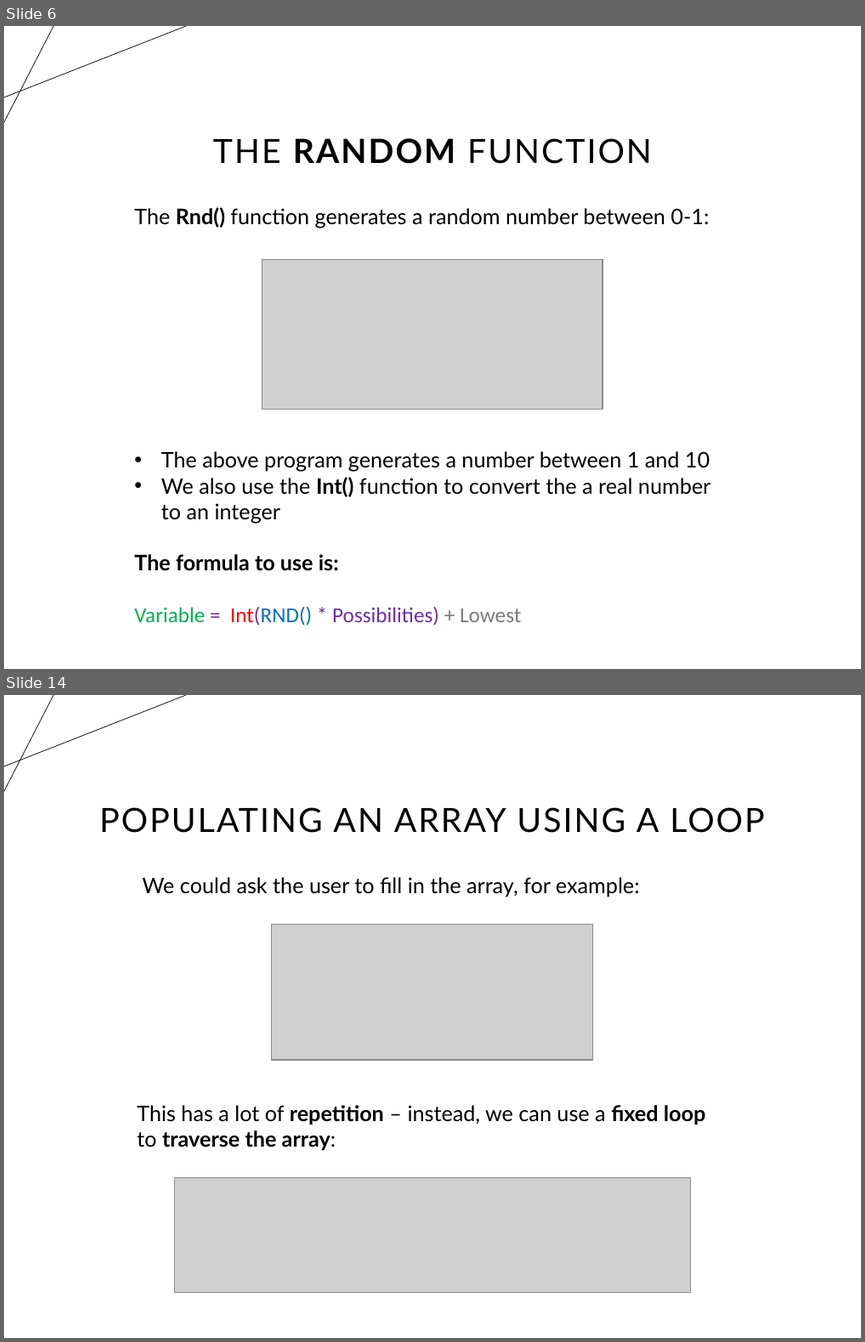
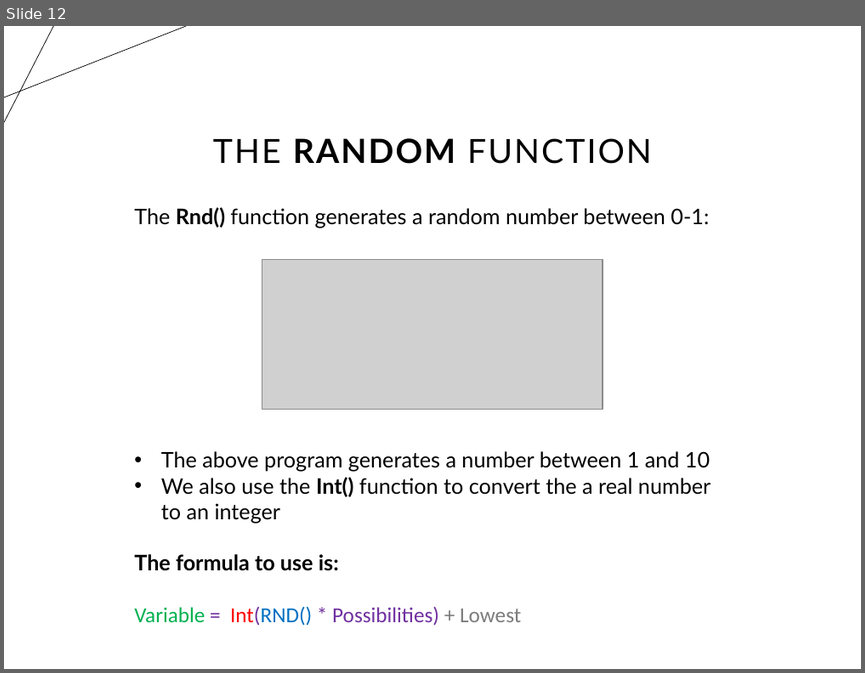
Before and after one commit to timo-w/mrwang, a slide deck: temp_extractions/tempfile.pptx. Shown one above the other, each under a label of ours: slides 6 and 14 before the commit, slide 12 after it; the slides between them are not shown. The pictures are 865x1342 and 865x673 pixels, drawn with LibreOffice and Linux fonts; fonts in the diff are those of the drawing; grey boxes stand for pictures. Boxes give left, top, right and bottom in pixels: in the first picture for what was removed or moved away, otherwise in the second. Text is boxed around its words. In the diff, an @@ line names an element or a change of style, - is before the commit and + after.

```diff
--- a/temp_extractions/tempfile.pptx
+++ b/temp_extractions/tempfile.pptx
@@ slide 14 removed at (4, 695, 861, 1338), background #FFFFFF; not listed: 2 template elements that a slide beside it also shows @@
@@ title removed at (99, 807, 764, 833) @@
-POPULATING AN ARRAY USING A LOOP
@@ text removed at (143, 877, 640, 897) @@
-We could ask the user to fill in the array, for example:
@@ picture removed at (273, 925, 594, 1060) @@
@@ text removed at (137, 1105, 705, 1151) @@
-This has a lot of repetition – instead, we can use a fixed loop to traverse the array:
@@ picture removed at (175, 1178, 691, 1293) @@
@@ what was slide 6 is now slide 12 @@
```
Also in this commit, not shown: 4 slides changed, 6 slides added, 7 other slides removed, 5 other files.
